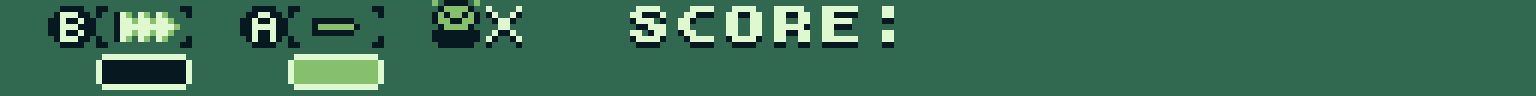
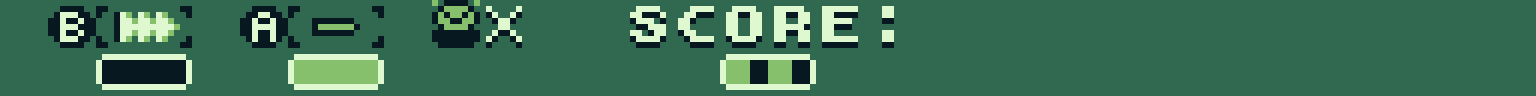
Revision of a layered 1536x96 image; what changed, layer by layer:
added layer "ExtraRechargeTiles" above "Background" over [720, 54, 816, 90]
